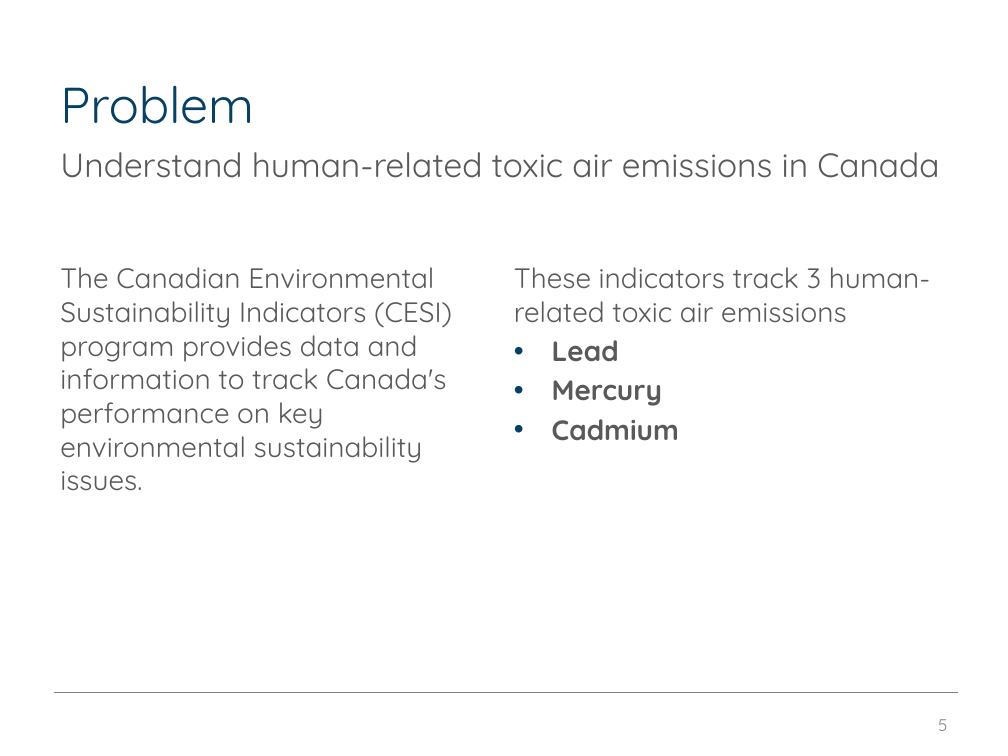
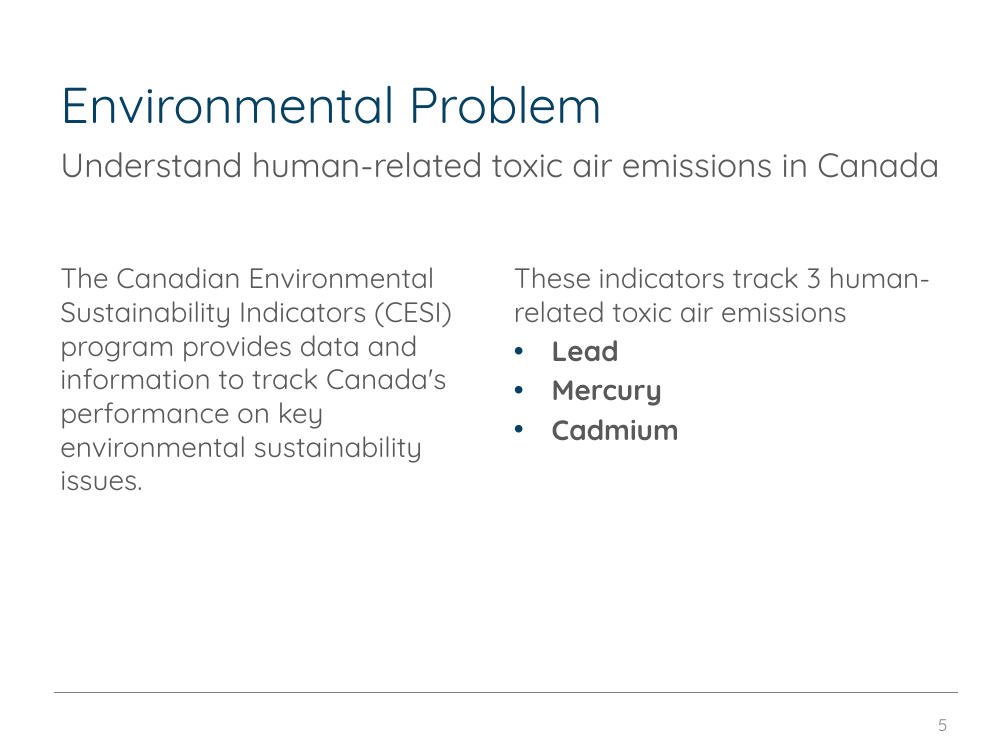
Before and after one commit to edimaudo/hackathon_coding_challenges, a slide deck: slide 5 of open_data_platform_hackathon/osdp_deck.pptx. Drawn at 1008x756 pixels with LibreOffice and Linux fonts; fonts in the diff are those of the drawing; background and template pictures are left out. Boxes give left, top, right and bottom in pixels: in the first picture for what was removed or moved away, otherwise in the second. Text is boxed around its words. In the diff, an @@ line names an element or a change of style, - is before the commit and + after.

```diff
--- a/open_data_platform_hackathon/osdp_deck.pptx
+++ b/open_data_platform_hackathon/osdp_deck.pptx
@@ title at box(60, 85, 603, 124): text changed @@
-Problem
+Environmental Problem
```
Also in this commit, not shown: 2 other slides changed.
